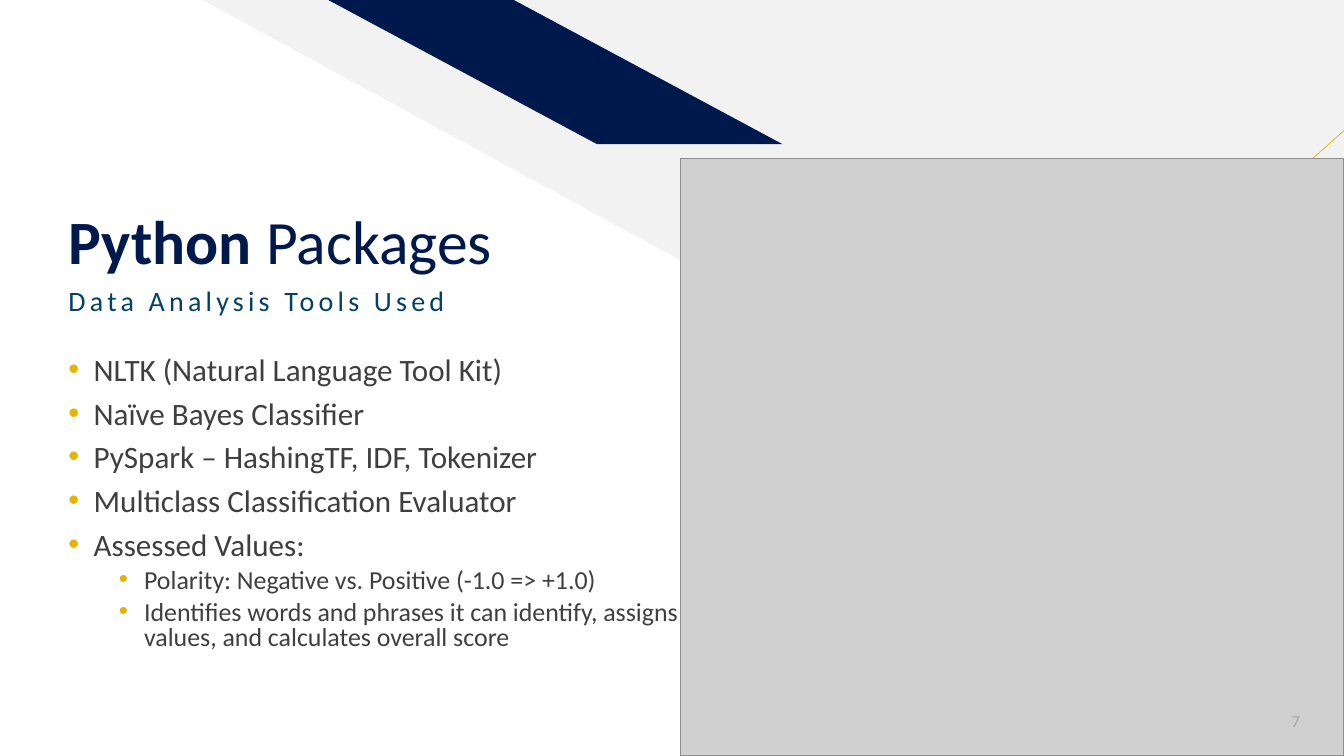
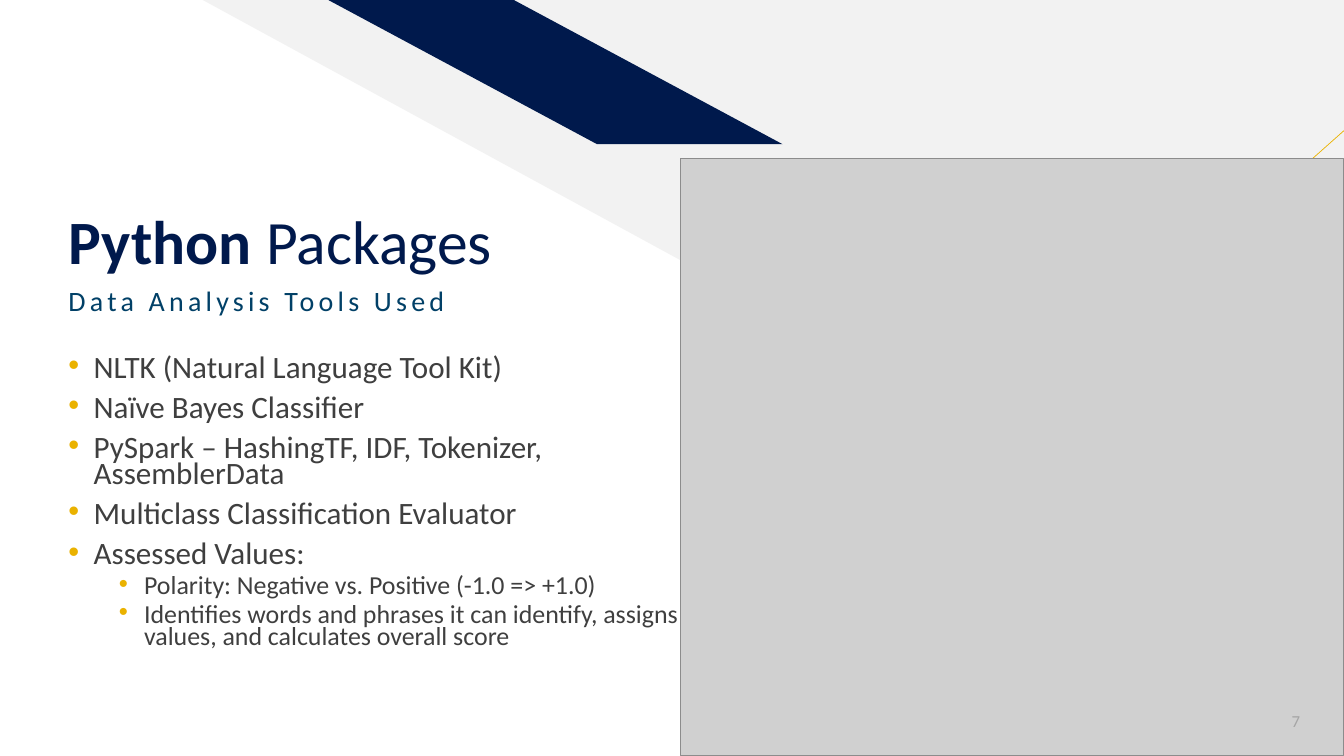
Before and after one commit to sethrpaniagua/Twitter-Sentament-Analysis, a slide deck: slide 7 of ML Group Project_Sentiment Analysis of Twitter Data (1).pptx. Drawn at 1344x756 pixels with LibreOffice and Linux fonts; fonts in the diff are those of the drawing; grey boxes stand for pictures. Boxes give left, top, right and bottom in pixels: in the first picture for what was removed or moved away, otherwise in the second. Text is boxed around its words. In the diff, an @@ line names an element or a change of style, - is before the commit and + after.

```diff
--- a/ML Group Project_Sentiment Analysis of Twitter Data (1).pptx
+++ b/ML Group Project_Sentiment Analysis of Twitter Data (1).pptx
@@ text at [94, 355, 677, 648]: line spacing 0.8 to 0.7 @@
@@ text at [94, 436, 542, 485]: text changed @@
-• PySpark – HashingTF, IDF, Tokenizer
+• PySpark – HashingTF, IDF, Tokenizer, AssemblerData
```
Also in this commit, not shown: 9 other slides changed, 1 slide added.
